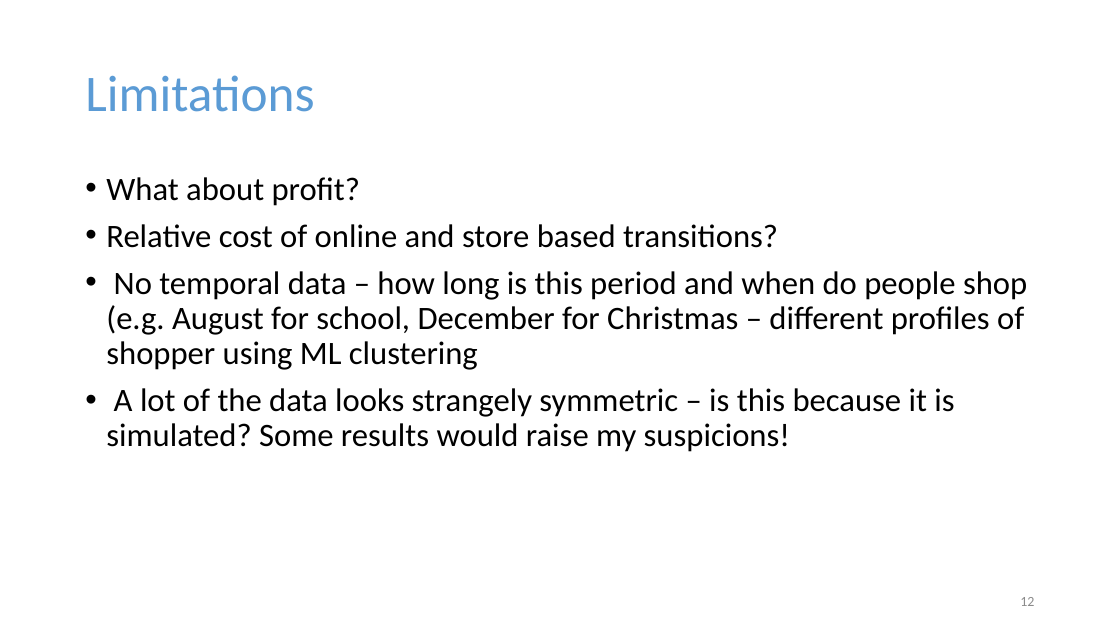
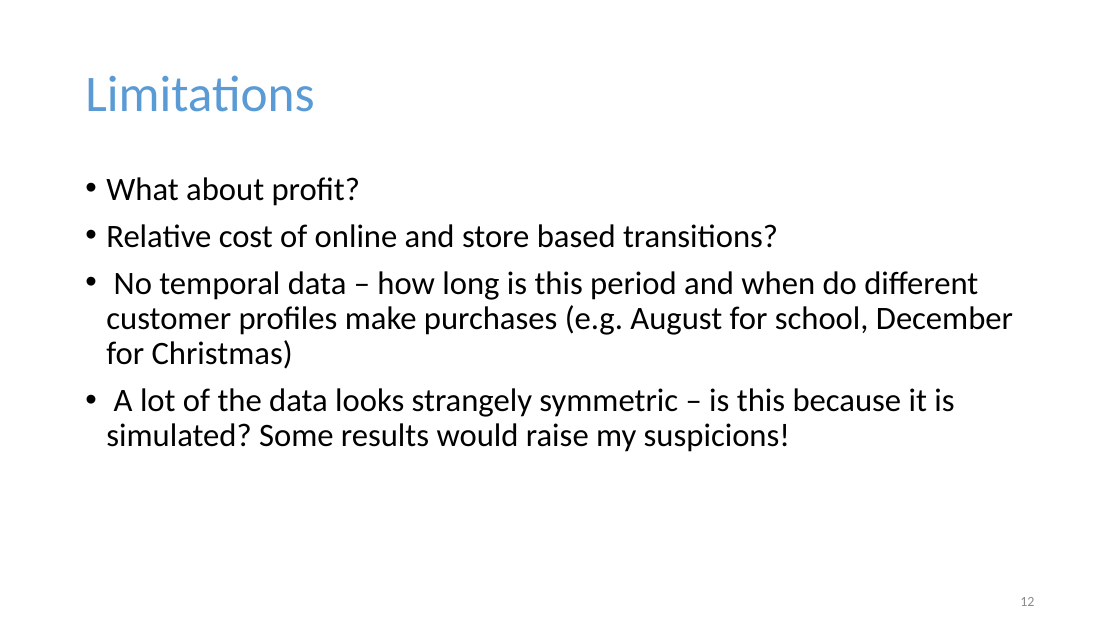
Before and after one commit to LornaMaven/Clarks-assignment, a slide deck: slide 12 of Clarks presentation.pptx. Drawn at 1120x630 pixels with LibreOffice and Linux fonts; fonts in the diff are those of the drawing. Boxes give left, top, right and bottom in pixels: in the first picture for what was removed or moved away, otherwise in the second. Text is boxed around its words. In the diff, an @@ line names an element or a change of style, - is before the commit and + after.

```diff
--- a/Clarks presentation.pptx
+++ b/Clarks presentation.pptx
@@ text at bbox=[106, 271, 1013, 369]: text changed @@
-• No temporal data – how long is this period and when do people shop (e.g. August for school, December for Christmas – different profiles of shopper using ML clustering
+• No temporal data – how long is this period and when do different customer profiles make purchases (e.g. August for school, December for Christmas)
```
Also in this commit, not shown: 1 other slide changed.
